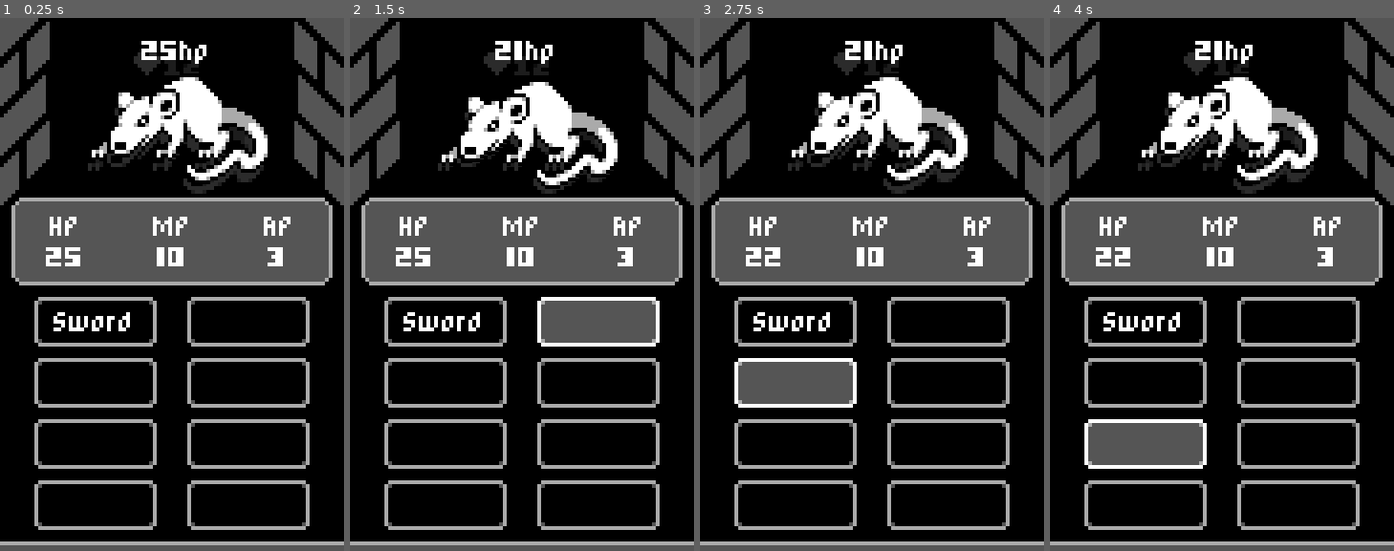
Above: before the commit, frames 1-4 (left to right).
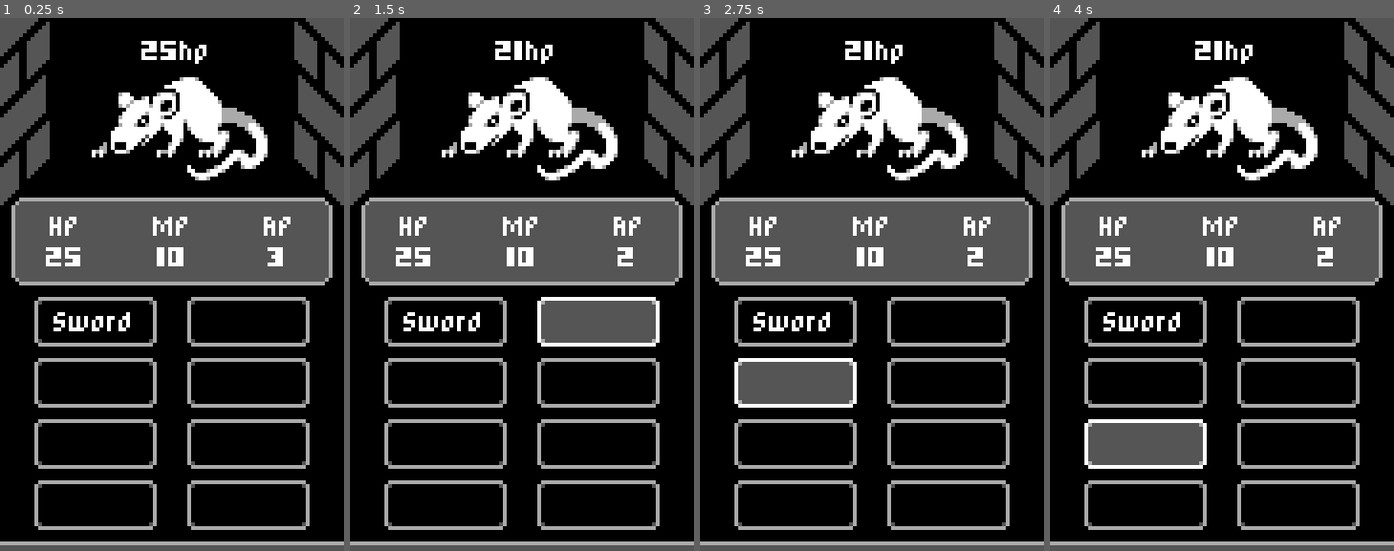
Above: after the commit, the same moments.

Repository: paulovgtb/mobile-rpg
Game: Godot game, scene res://battle.tscn
Same seed, same stepped clock (60 frames per second), same inputs: the game is played once before the commit and once after it.
Inputs (mouse positions are in pixels of both pictures, inside the frame that each line leads up to):
- Up to frame 1 (0.25 s): no input
- Up to frame 2 (1.5 s): click "Sword" at 0.5 s; click (597, 321) at 1.25 s
- Up to frame 3 (2.75 s): click (796, 380) at 2 s
- Up to frame 4 (4 s): click (1297, 380) at 2.75 s; click (1146, 444) at 3.5 s

The runs differ from the first frame. In frame 1, 1.3% of the frame differs, in the area x 25-77%, y 6-33%; in frame 2, 3.2%, in the area x 25-83%, y 6-46%; in frame 3, 1.4%; in frame 4, 1.4%.

Commit message:
General code improvements

Diff:
--- a/Enemy.gd
+++ b/Enemy.gd
@@ -6,19 +6,29 @@
 onready var animationPlayer = $AnimationPlayer
 
 signal died
+signal end_turn
 
 func set_hp(new_hp):
 	hp = new_hp
 	hpLabel.text = str(hp) + "hp"
 
-	if hp <= 0:
+func attack(target) -> void:
+	yield(get_tree().create_timer(0.4), "timeout")
+	animationPlayer.play("Attack")
+	yield(animationPlayer, "animation_finished")
+	target.hp -= 3
+	emit_signal("end_turn")
+
+func deal_damage(amount):
+	print("Deal Damage")
+
+func take_damage(amount):
+	self.hp -= amount
+	if is_dead():
 		emit_signal("died")
 		queue_free()
 	else:
 		animationPlayer.play("Shake")
-		yield(animationPlayer, "animation_finished")
-		animationPlayer.play("Attack")
-		yield(animationPlayer, "animation_finished")
-		var battle = get_tree().current_scene
-		var player = battle.find_node("PlayerStats")
-		player.hp -= 3
+
+func is_dead() -> bool:
+	return hp <= 0
--- a/PlayerStats.gd
+++ b/PlayerStats.gd
@@ -13,13 +13,15 @@
 signal end_turn
 
 func set_hp(value):
-	hp = min(value, max_hp)
+	hp = clamp(value, 0, max_hp)
 	emit_signal("hp_changed", hp)
 
 func set_mp(value):
-	mp = min(value, max_mp)
+	mp = clamp(value, 0, max_mp)
 	emit_signal("mp_changed", mp)
 
 func set_ap(value):
-	ap = min(value, max_ap)
+	ap = clamp(value, 0, max_ap)
 	emit_signal("ap_changed", ap)
+	if ap == 0:
+		emit_signal("end_turn")
--- a/battle.gd
+++ b/battle.gd
@@ -1,11 +1,29 @@
 extends Node
 
 onready var enemy = $Enemy
-onready var battleActionButtons = $UI/BattleActionButtons/Sword
+onready var playerStats = $PlayerStats
+onready var battleActionButtons = $UI/BattleActionButtons
+
+func _ready():
+	start_player_turn()
+
+func start_enemy_turn():
+	battleActionButtons.hide()
+	if enemy != null:
+		enemy.attack(playerStats)
+		yield(enemy, "end_turn")
+	start_player_turn()
+
+func start_player_turn():
+	battleActionButtons.show()
+	playerStats.ap = playerStats.max_ap
+	yield(playerStats, "end_turn")
+	start_enemy_turn()
 
 func _on_Sword_pressed():
 	if enemy != null:
-		enemy.hp -= 4
+		enemy.take_damage(4)
+		playerStats.ap -= 1
 
 func _on_Enemy_died():
 	battleActionButtons.hide()
--- a/battle.tscn
+++ b/battle.tscn
@@ -18,6 +18,7 @@
 texture = ExtResource( 3 )
 
 [node name="MobileRpgMockup" type="Sprite" parent="."]
+visible = false
 modulate = Color( 1, 1, 1, 0.168627 )
 position = Vector2( 45, 80 )
 texture = ExtResource( 1 )
